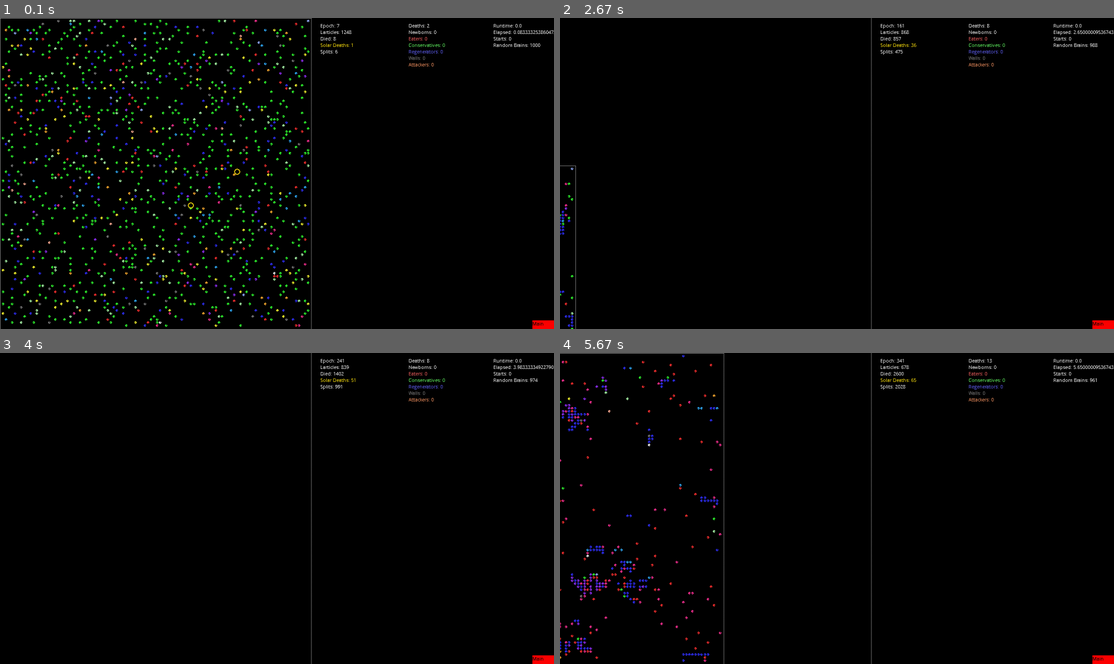
Above: before the commit, frames 1-4 (two rows, left to right).
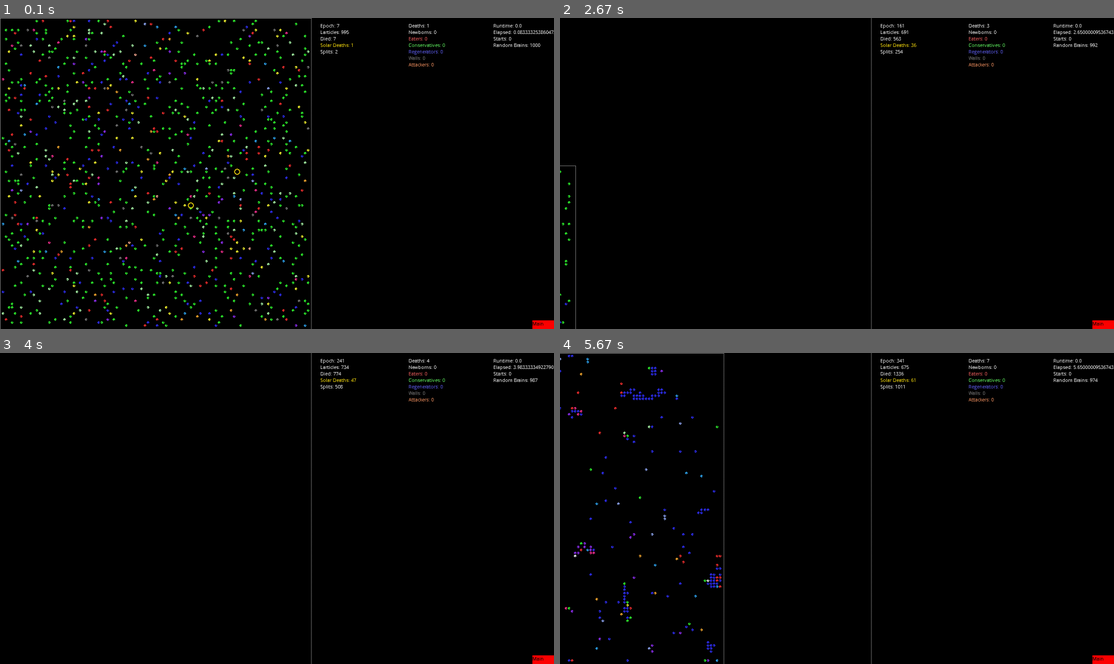
Above: after the commit, the same moments.

Repository: radijsdude/Larticles
Game: pygame game, started from GUI.py
Two runs of this game, one before a commit and one after it. Both use one fixed random seed, a clock stepped at 60 frames per second and the inputs below.
Inputs:
- Up to frame 1 (0.1 s): no input
- Up to frame 2 (2.67 s): hold Right 0.33-0.8 s; hold Up 0.83-1.3 s; hold Right 1.33-1.8 s; hold Left 1.83-2.37 s; hold Down from 2.4 s (still down)
- Up to frame 3 (4 s): release Down at 2.87 s; hold Left 2.9-3.37 s; hold Up 3.4-3.87 s; hold Right from 3.9 s (still down)
- Up to frame 4 (5.67 s): release Right at 4.53 s; hold Down 4.57-5.03 s; hold Left 5.07-5.53 s; hold Right from 5.57 s (still down)

The runs differ from the first frame. In frame 1, 4.7% of the frame differs, in the area x 0-78%, y 0-100%; in frame 2, 0.2%; in frame 3, less than 0.1%; in frame 4, 2.0%.

Commit message:
Add files via upload

Diff:
--- a/Simulation.py
+++ b/Simulation.py
@@ -348,7 +348,6 @@
     d['see_state'] = 0
     d['see_frozen'] = 0
     d['see_attacking'] = 0
-    d['see_looking'] = 0
     d['see_orientation'] = 1 / 2
     # r g b health happyness state distance
     if not none:
@@ -365,7 +364,6 @@
         d['see_attacking'] = int(bodyseen.attacking)
         if int(-bodyseen.direction[0]) == int(bodyseeing.direction[0]):
             if int(-bodyseen.direction[1]) == int(bodyseeing.direction[1]):
-                d['see_looking'] = 1
                 d['see_orientation'] = 0
         if int(bodyseen.direction[0]) == int(bodyseeing.direction[0]):
             if int(bodyseen.direction[1]) == int(bodyseeing.direction[1]):
@@ -701,7 +699,6 @@
     sound = voice_scale([larticle.body.sound_1, larticle.body.sound_2])
     others = {'sense_health': larticle.body.health / body_health_bar, 'sense_happy': larticle.body.happy,
               'sense_alive_0': 1, 'sense_alive_1': larticle.body.clock_timer % 2,
-              'sense_alive_2': int(larticle.body.clock_timer % 3 == 0),
               'sense_memory_1': larticle.body.memory_1,
               'sense_sound_1': sound[0], 'sense_sound_2': sound[1],
               'sense_killed': larticle.body.killer, 'sense_frozen': frozen,
--- a/constants.py
+++ b/constants.py
@@ -24,7 +24,7 @@
 sight = ['see_red', 'see_green', 'see_blue', 'see_health', 'see_happyness',
          'see_state', 'see_frozen', 'see_attacking',
          'see_distance_0', 'see_distance_1', 'see_distance_2',
-         'see_looking', 'see_orientation']
+         'see_orientation']
 ddddd = ['north', 'south',
          'west', 'westwest', 'east', 'easteast',
          'northwest', 'northwestwest',
@@ -41,7 +41,7 @@
     'sense_memory_1', 'sense_health',
     'sense_sound_1', 'sense_sound_2',
     'sense_happy', 'sense_killed', 'sense_state',
-    'sense_alive_0', 'sense_alive_1', 'sense_alive_2',
+    'sense_alive_0', 'sense_alive_1',
     'sense_frozen',
     'sense_pos_x', 'sense_pos_y',
     'sense_clock', 'sense_reflect_1']
@@ -51,7 +51,7 @@
 brain_all_neuron_names = body_commands + body_perception
 body_hidden_names = []
 
-for i in range(20):
+for i in range(10):
     body_hidden_names.append('Hidden_' + str(i))
 brain_all_neuron_names += body_hidden_names
 
@@ -148,12 +148,12 @@
 
 constant_grid_size = 100
 constant_suns = int(2 / 10000 * constant_grid_size ** 2 + 0.5)
-handler_amount_larticles = int(constant_grid_size ** 2 / 8)
+handler_amount_larticles = int(constant_grid_size ** 2 / 10)
 
 body_health_bar = 500
 body_max_health = 2 * body_health_bar
 body_suffer = -body_health_bar/(constant_grid_size)
-body_splitrate_red = 1.2
+body_splitrate_red = 1.3
 body_splitrate_attacker = 1
 body_eat_damage = body_health_bar / 5
 body_attack_damage = body_eat_damage
